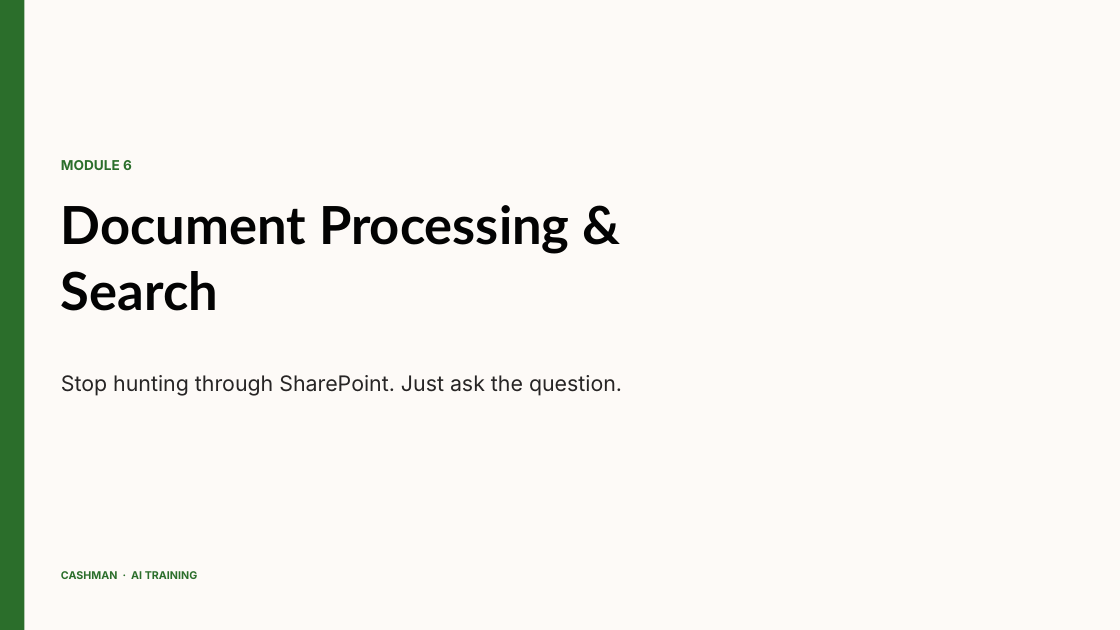
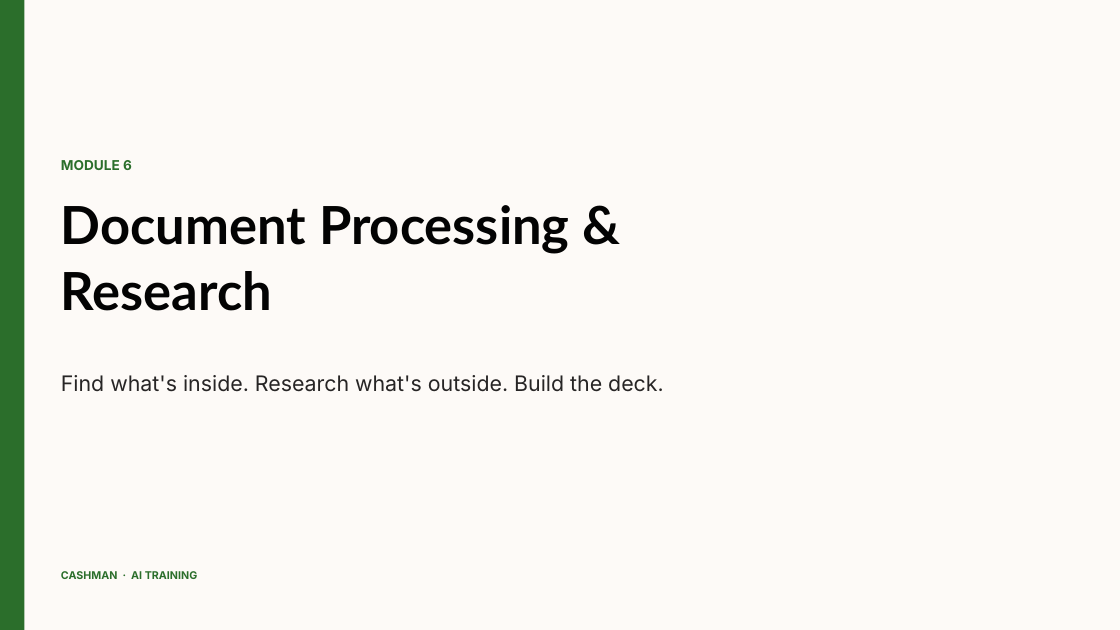
Before and after one commit to psun-jaycashman/cashman-ai-training, a slide deck: slide 1 of docs/video-scripts/slides/pptx/module-6/module-6-intro.pptx. Drawn at 1120x630 pixels with LibreOffice and Linux fonts; fonts in the diff are those of the drawing. Boxes give left, top, right and bottom in pixels: in the first picture for what was removed or moved away, otherwise in the second. Text is boxed around its words. In the diff, an @@ line names an element or a change of style, - is before the commit and + after.

Commit message:
Update Module 6 to 'Research' and remove Module 8
Revamps Module 6 materials to focus on Document Processing and Research (instructor changed to Wes), updating lesson scripts, slide outlines, and the module intro to reflect a Deep Research → Notebook LM → AI Slides pipeline and new lesson names/activities. Removes Module 8 lesson and intro files and associated slide assets, and renames/moves a couple of PPTX decks from module-8 into module-6 (with several obsolete module-6/module-8 pptx files deleted). Also updates slides README to reflect the new deck names and adjusts slides content for module-6; regenerator script (scripts/generate-slide-decks.py) was modified accordingly. A temporary ~$ PPTX file was added by the editor.

```diff
--- a/docs/video-scripts/slides/pptx/module-6/module-6-intro.pptx
+++ b/docs/video-scripts/slides/pptx/module-6/module-6-intro.pptx
@@ text at [61, 205, 570, 311]: text changed @@
-Document Processing & Search
+Document Processing & Research
@@ text at [61, 375, 664, 392]: text changed @@
-Stop hunting through SharePoint. Just ask the question.
+Find what's inside. Research what's outside. Build the deck.
```
Also in this commit, not shown: 1 other slide changed, 1 slide added, 39 other files.
